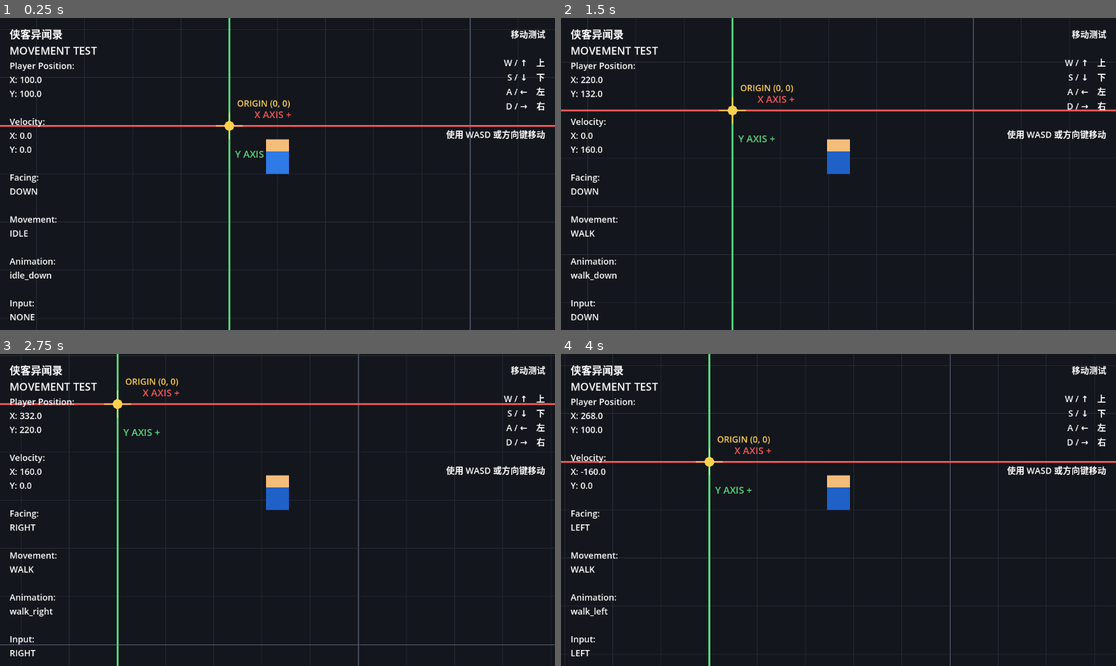
Above: before the commit, frames 1-4 (two rows, left to right).
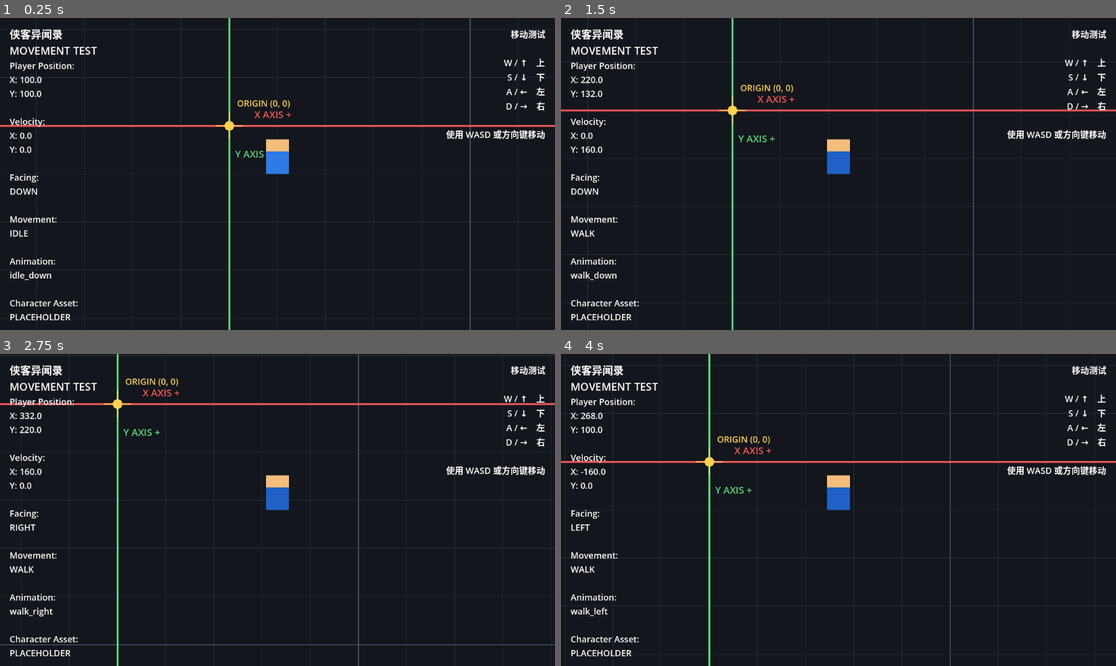
Above: after the commit, the same moments.

Repository: df1360awp/wordworld
Game: Godot game, scene res://scenes/main.tscn
The game is run twice, just before and just after one commit, with the same random seed, the same clock (stepped at 60 frames per second) and the same inputs.
Inputs:
- Up to frame 1 (0.25 s): no input
- Up to frame 2 (1.5 s): tap Enter at 0.5 s; hold D (move_right) 0.53-1.28 s; hold S (move_down) from 1.28 s (still down)
- Up to frame 3 (2.75 s): release S (move_down) at 2.03 s; hold D (move_right) from 2.03 s (still down)
- Up to frame 4 (4 s): release D (move_right) at 2.78 s; hold W (move_up) 2.78-3.53 s; hold A (move_left) from 3.53 s (still down)

The runs differ from the first frame. In frame 1, 0.3% of the frame differs, in the area x 1-15%, y 90-97%; in frame 2, 0.3%; in frame 3, 0.3%; in frame 4, 0.3%.

Commit message:
Integrate player character asset pipeline

Diff:
--- a/scripts/player/player.gd
+++ b/scripts/player/player.gd
@@ -2,6 +2,8 @@
 
 @export var move_speed: float = 160.0
 @export var walk_animation_fps: float = 8.0
+
+const CHARACTER_ASSET_STATUS: String = "PLACEHOLDER"
 
 var last_move_direction: Vector2 = Vector2.DOWN
 var is_moving: bool = false
@@ -104,3 +106,7 @@
 
 func get_current_animation_name() -> String:
 	return String(animated_sprite.animation)
+
+
+func get_character_asset_status() -> String:
+	return CHARACTER_ASSET_STATUS
--- a/scripts/test/debug_hud.gd
+++ b/scripts/test/debug_hud.gd
@@ -25,6 +25,7 @@
 		+ "Facing:\n%s\n\n" % player.get_facing_name()
 		+ "Movement:\n%s\n\n" % player.get_movement_name()
 		+ "Animation:\n%s\n\n" % player.get_current_animation_name()
+		+ "Character Asset:\n%s\n\n" % player.get_character_asset_status()
 		+ "Input:\n%s\n\n" % _get_input_name(input_vector)
 		+ "Speed:\n%.0f" % player.move_speed
 	)
--- a/ui/debug/debug_hud.tscn
+++ b/ui/debug/debug_hud.tscn
@@ -17,11 +17,11 @@
 [node name="StatsLabel" type="Label" parent="."]
 offset_left = 20.0
 offset_top = 86.0
-offset_right = 320.0
-offset_bottom = 520.0
+offset_right = 340.0
+offset_bottom = 580.0
 mouse_filter = 2
 theme_override_font_sizes/font_size = 18
-text = "Player Position:\nX: 0\nY: 0\n\nVelocity:\nX: 0\nY: 0\n\nFacing:\nDOWN\n\nMovement:\nIDLE\n\nAnimation:\nidle_down\n\nInput:\nNONE\n\nSpeed:\n160"
+text = "Player Position:\nX: 0\nY: 0\n\nVelocity:\nX: 0\nY: 0\n\nFacing:\nDOWN\n\nMovement:\nIDLE\n\nAnimation:\nidle_down\n\nCharacter Asset:\nPLACEHOLDER\n\nInput:\nNONE\n\nSpeed:\n160"
 
 [node name="HelpLabel" type="Label" parent="."]
 offset_left = 842.0
Not shown, added: assets/characters/player/idle/.gitkeep
Not shown, added: assets/characters/player/reference/.gitkeep
Not shown, added: assets/characters/player/walk/.gitkeep
